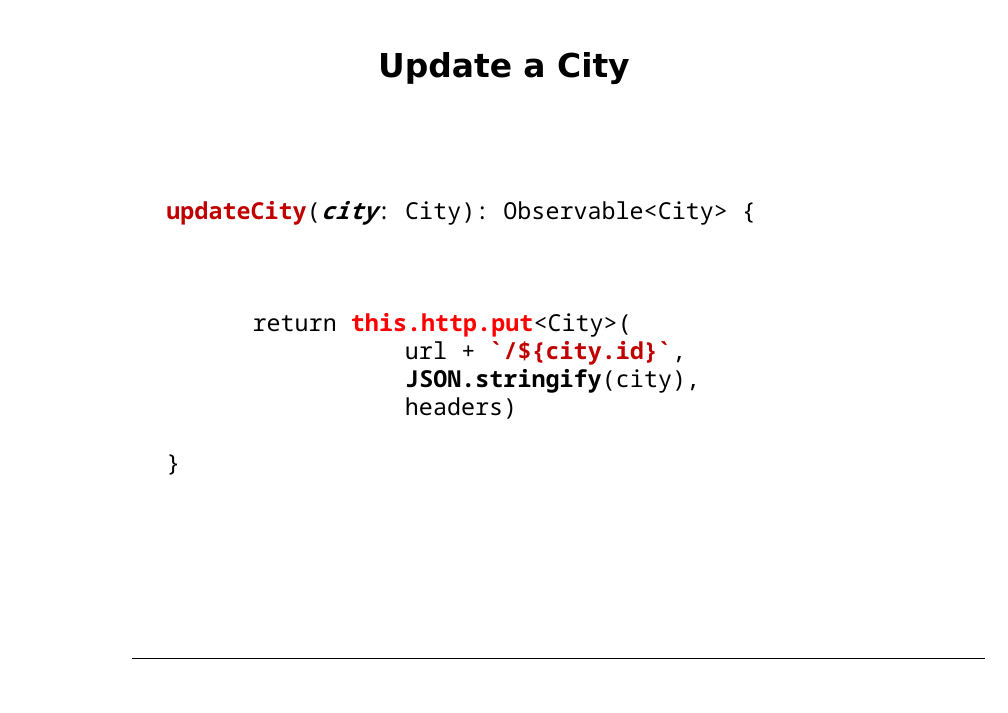
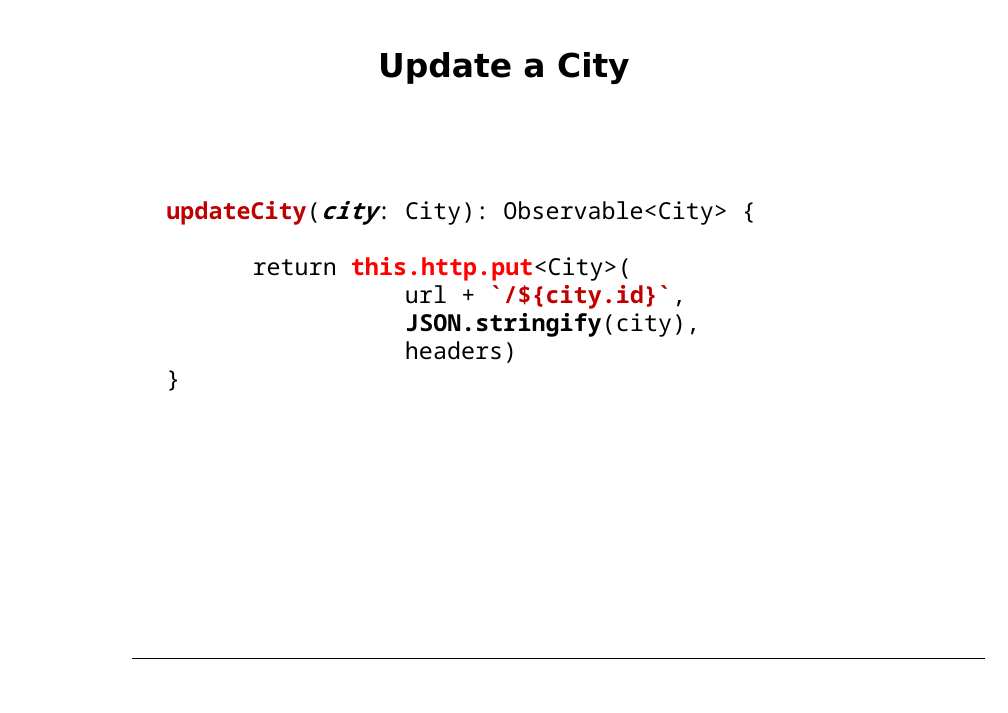
Before and after one commit to petereijgermans11/workshop-angular13, a slide deck: slide 37 of PPT/03- Angular Service.pptx. Drawn at 1008x713 pixels with LibreOffice and Linux fonts; fonts in the diff are those of the drawing. Boxes give left, top, right and bottom in pixels: in the first picture for what was removed or moved away, otherwise in the second. Text is boxed around its words. In the diff, an @@ line names an element or a change of style, - is before the commit and + after.

```diff
--- a/PPT/03- Angular Service.pptx
+++ b/PPT/03- Angular Service.pptx
@@ text "updateCity(city: City): Observable<City> {" rewrapped from [166,201,727,419] to [166,201,727,363] @@
```
Also in this commit, not shown: 11 other slides changed, 1 other file.
